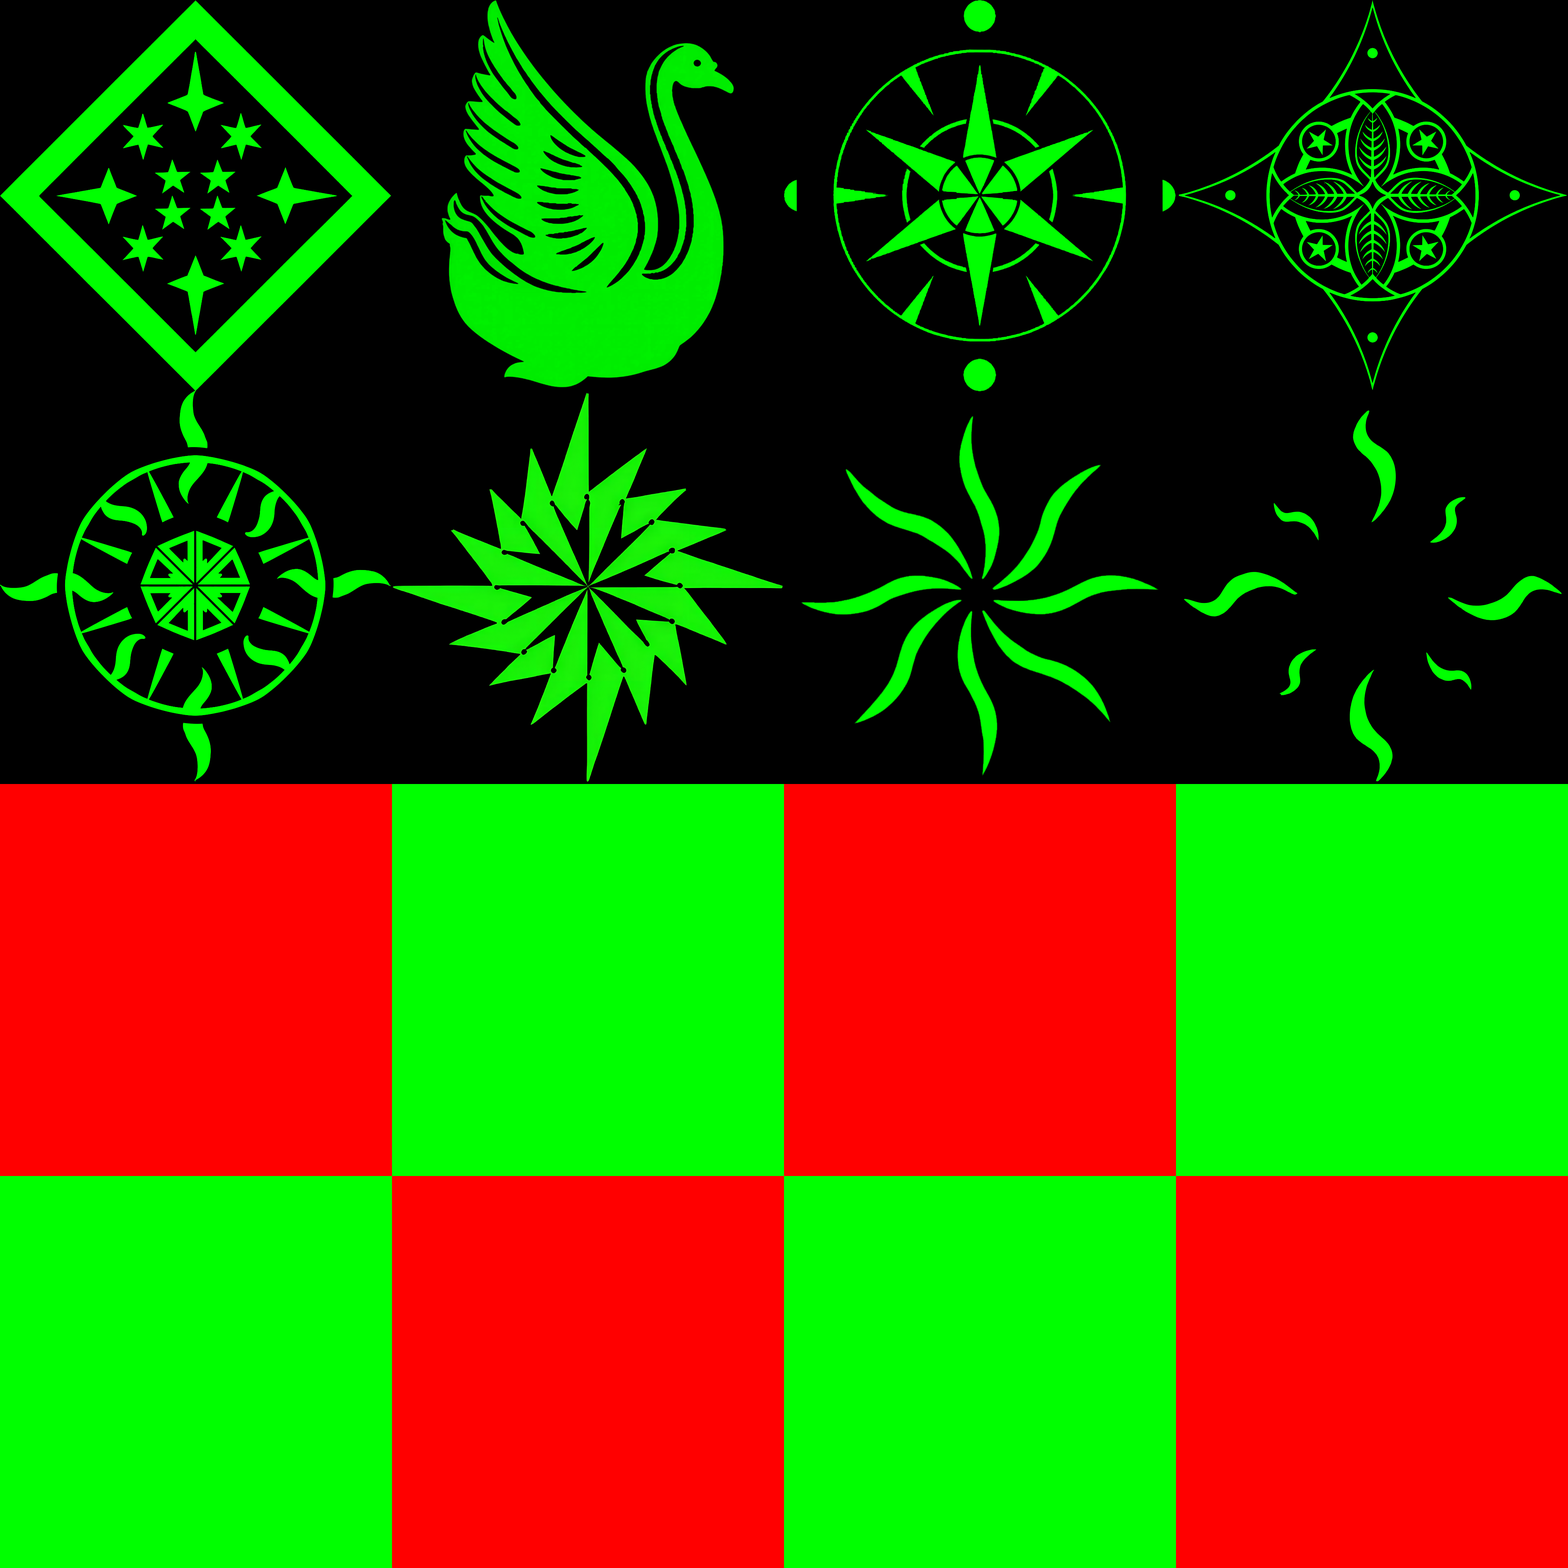
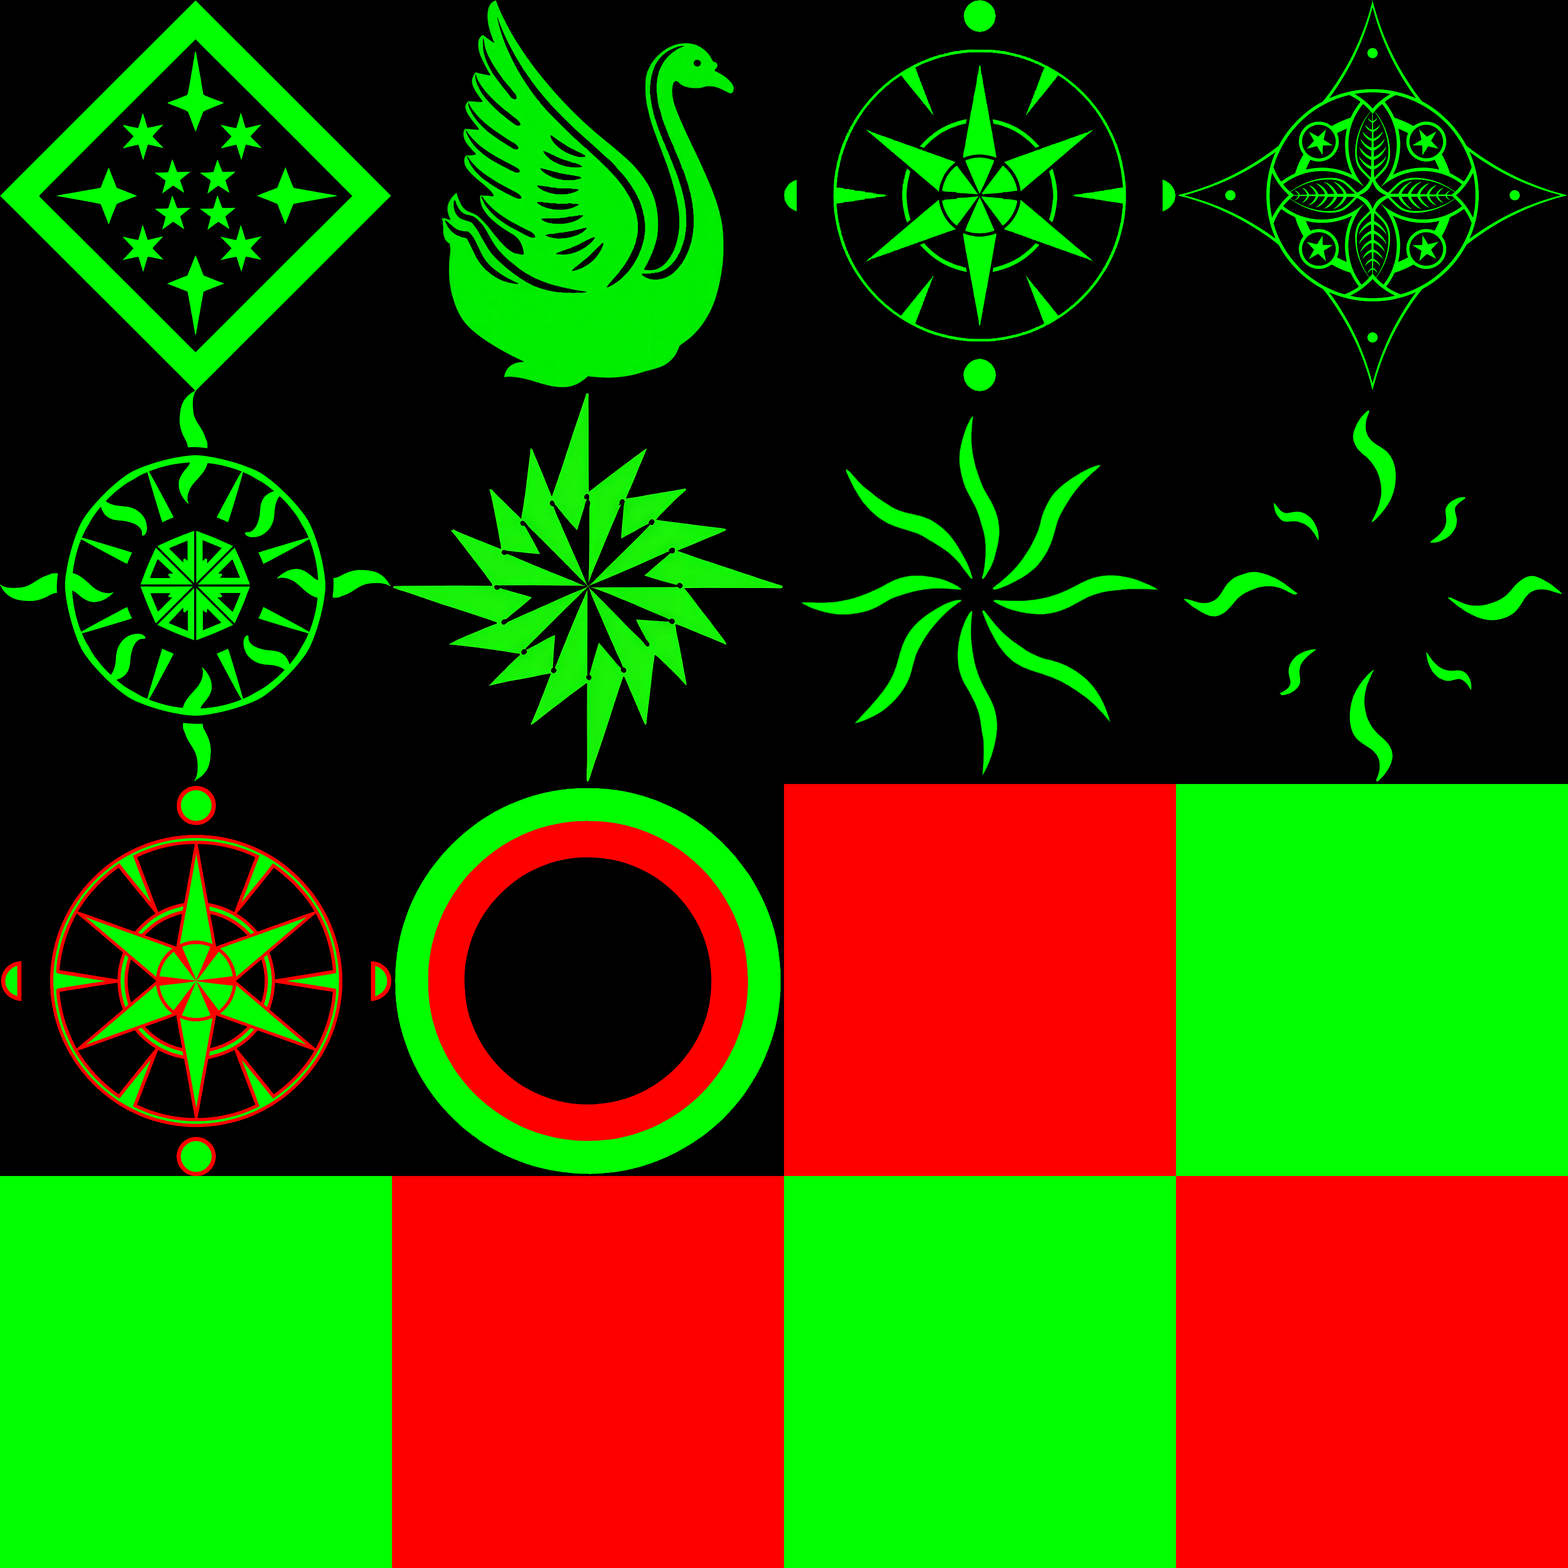
Layers edited between the first and the second w=1568, h=1568 image:
added layer "RezFixer_result" (1st of 10) above "RezFixer_result" over [left=395, top=788, right=781, bottom=1175]
added layer "RezFixer_result" (8th of 10, in "Rectangles") in group "Rectangles" over [left=1, top=785, right=392, bottom=1176]
hid "Rectangle 2" (4th of 16, in "Rectangles") over [left=0, top=784, right=392, bottom=1176]
hid "Rectangle 2" (8th of 16, in "Rectangles") over [left=392, top=784, right=784, bottom=1176]